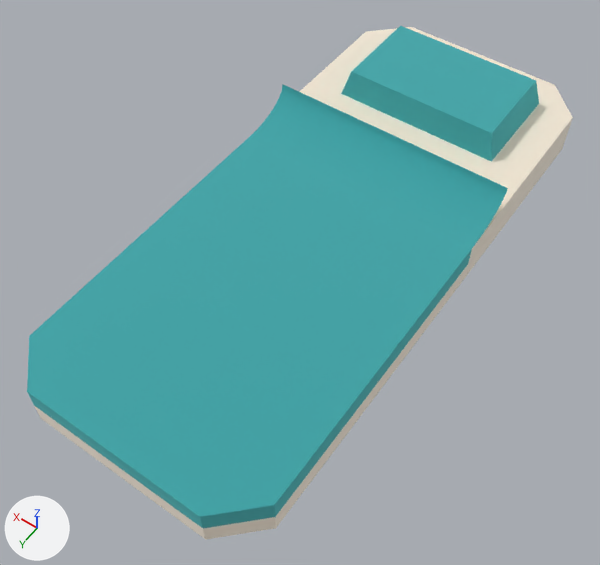
The glTF model public/models/nf2/nature/bed_floor.glb, before and after one commit.
Camera for both pictures: a camera (50 mm lens) standing at (-0.358, 0.566, 0.728) and looking at (-0.005, 0.071, -0.049). Lighting does not change. The marker at lower left points along +X, +Y and +Z. The picture after the commit comes second. Where no turn or scale is listed for an object, it has been applied to the vertices.

Script lines for the objects in view, before the commit:
```python
mat_leafsdark = principled_material('leafsDark')
mat_leafsdark.base_color = (0.169, 0.651, 0.667)  # cyan #72d3d5
mat_leafsdark.metallic = 1.0
mat_leafsdark.roughness = 1.0
me_mesh_bed_floor = bpy.data.meshes.new('Mesh bed_floor')
me_mesh_bed_floor.from_pydata(...)  # 64 vertices, 100 faces; spans x -0.16..0.16, y -0.37..0.377, z 0.0..0.092
# faces by material slot: [38, 48, 14]
me_mesh_bed_floor.materials.append(mat_woodbirch)  # white #fff9f0
me_mesh_bed_floor.materials.append(mat_leafsdark)  # cyan #72d3d5
me_mesh_bed_floor.materials.append(mat_defaultmat)  # white #ffffff
ob_bed_floor = bpy.data.objects.new('bed_floor', me_mesh_bed_floor)
ob_bed_floor.location = (0.0, 0.0, -0.05)
```
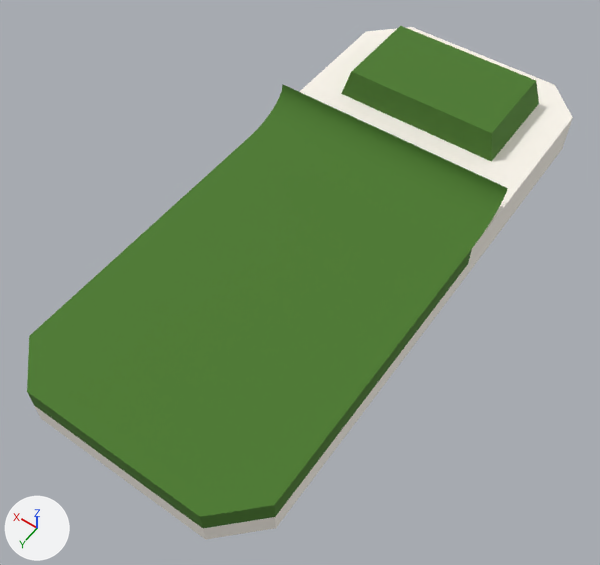
The change, as a diff of the scene's bpy script:
```diff
--- a/public/models/nf2/nature/bed_floor.glb.py
+++ b/public/models/nf2/nature/bed_floor.glb.py
@@ mat_leafsdark @@
 mat_leafsdark = principled_material('leafsDark')
-mat_leafsdark.base_color = (0.169, 0.651, 0.667)  # cyan #72d3d5
-mat_leafsdark.metallic = 1.0
+mat_leafsdark.base_color = (0.0685, 0.195, 0.0222)  # dark green #4a7a29
 mat_leafsdark.roughness = 1.0
@@ ob_tmpparent @@
-ob_tmpparent = bpy.data.objects.new('tmpParent', None)
-ob_tmpparent.location = (0.0, 0.0, 0.0)
```

Where the change shows, as pixel boxes [x1, y1, x2, y2] in the pictures (600 x 565 px):
'bed_floor', recoloured, surface changed (cyan to dark green): [27, 26, 573, 539] in both
